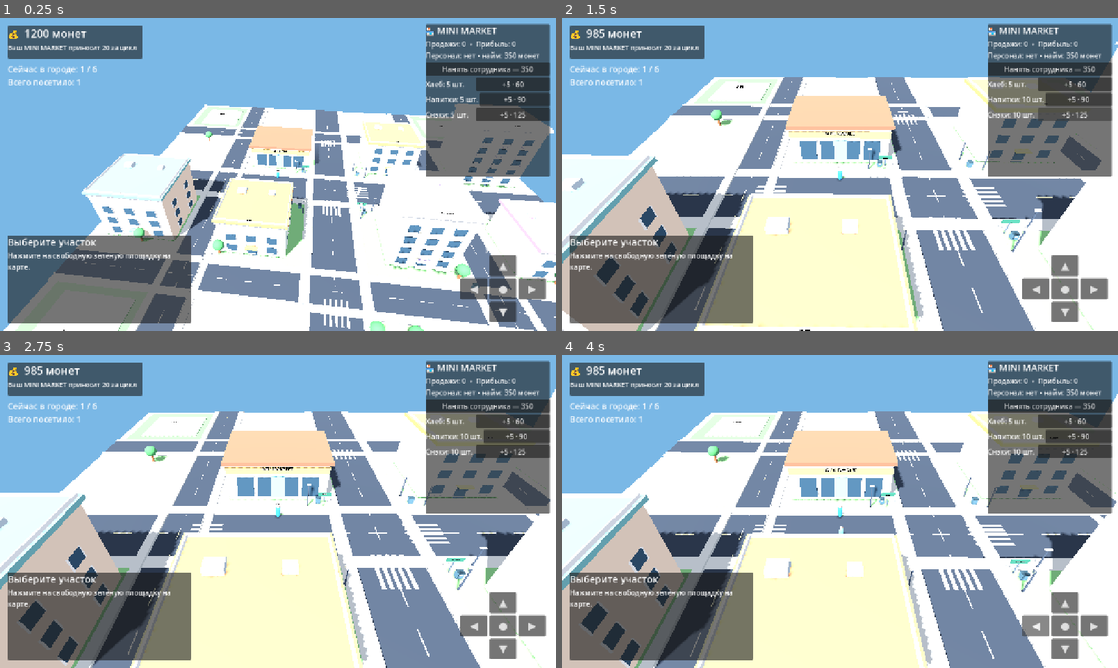
Above: before the commit, frames 1-4 (two rows, left to right).
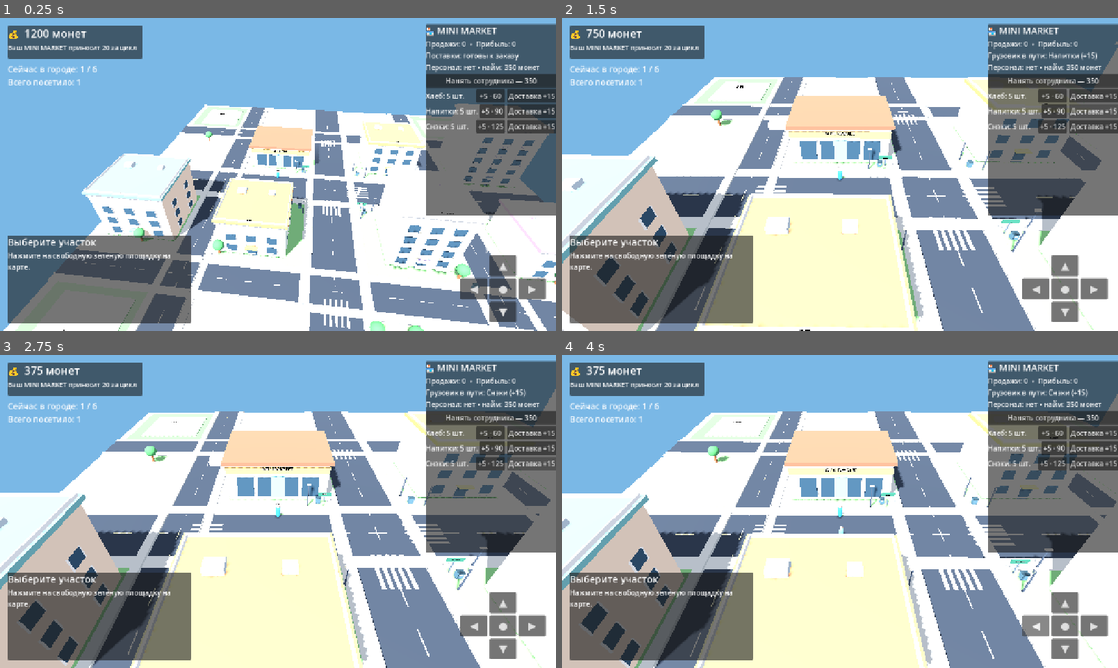
Above: after the commit, the same moments.

Repository: uchihabaha05-del/MINI-WORLD-TYCOON
Game: Godot game, scene res://scenes/Main.tscn
The game is run twice, just before and just after one commit, with the same random seed, the same clock (stepped at 60 frames per second) and the same inputs.
Inputs (mouse positions are in pixels of both pictures, inside the frame that each line leads up to):
- Up to frame 1 (0.25 s): no input
- Up to frame 2 (1.5 s): click (1095, 96) at 0.5 s, where only the run after the commit has a clickable "Доставка +15"; click (1095, 111) at 1.25 s, where only the run after the commit has a clickable "Доставка +15"
- Up to frame 3 (2.75 s): click (533, 464) at 2 s, where only the run after the commit has a clickable "Доставка +15"
- Up to frame 4 (4 s): click "▲" at 2.75 s; click "◀" at 3.5 s

The runs differ from the first frame. In frame 1, 6.6% of the frame differs, in the area x 76-100%, y 1-64%; in frame 2, 6.7%; in frame 3, 6.7%, in the area x 4-100%, y 1-64%; in frame 4, 6.7%.

Commit message:
Add supplier truck deliveries with delayed inventory arrival

Diff:
--- a/scripts/store_gameplay.gd
+++ b/scripts/store_gameplay.gd
@@ -12,6 +12,8 @@
 const PAYROLL_INTERVAL := 10.0
 const AUTO_RESTOCK_INTERVAL := 12.0
 const AUTO_RESTOCK_THRESHOLD := 2
+const DELIVERY_AMOUNT := 15
+const DELIVERY_TRAVEL_TIME := 5.0
 
 var manager: Node
 var stock: Array[int] = [5, 5, 5]
@@ -27,6 +29,8 @@
 var auto_restock_timer: Timer
 var payroll_paid_total := 0
 var auto_restocked_total := 0
+var delivery_pending: Array[bool] = [false, false, false]
+var delivery_label: Label
 
 func _ready() -> void:
 	rng.randomize()
@@ -100,7 +104,7 @@
 	panel.offset_left = -300
 	panel.offset_right = -14
 	panel.offset_top = 14
-	panel.offset_bottom = 365
+	panel.offset_bottom = 455
 	layer.add_child(panel)
 
 	var content := VBoxContainer.new()
@@ -114,6 +118,9 @@
 	sales_label = Label.new()
 	sales_label.text = "Продажи: 0  •  Прибыль: 0"
 	content.add_child(sales_label)
+	delivery_label = Label.new()
+	delivery_label.text = "Поставки: готовы к заказу"
+	content.add_child(delivery_label)
 
 	employee_label = Label.new()
 	content.add_child(employee_label)
@@ -134,6 +141,11 @@
 		button.size_flags_horizontal = Control.SIZE_EXPAND_FILL
 		button.pressed.connect(_restock_product.bind(i))
 		row.add_child(button)
+		var delivery_button := Button.new()
+		delivery_button.text = "Доставка +15"
+		delivery_button.size_flags_horizontal = Control.SIZE_EXPAND_FILL
+		delivery_button.pressed.connect(_order_delivery.bind(i))
+		row.add_child(delivery_button)
 
 func _restock_product(product_id: int) -> void:
 	if manager == null:
@@ -150,6 +162,75 @@
 	var shelf := get_node_or_null("ProductShelf_%d" % product_id) as Node3D
 	if shelf:
 		_update_shelf_products(shelf, product_id)
+
+
+func _order_delivery(product_id: int) -> void:
+	if manager == null or product_id < 0 or product_id >= PRODUCTS.size():
+		return
+	if delivery_pending[product_id]:
+		delivery_label.text = "Эта поставка уже в пути"
+		return
+	var cost := int(PRODUCTS[product_id]["buy"]) * DELIVERY_AMOUNT
+	if int(manager.get("cash")) < cost:
+		delivery_label.text = "Недостаточно монет для заказа"
+		return
+	manager.set("cash", int(manager.get("cash")) - cost)
+	delivery_pending[product_id] = true
+	delivery_label.text = "Грузовик в пути: %s (+%d)" % [PRODUCTS[product_id]["name"], DELIVERY_AMOUNT]
+	manager.call("_save_game")
+	manager.call("_refresh_ui")
+	var truck := _create_delivery_truck()
+	var tween := create_tween()
+	tween.tween_property(truck, "position", Vector3(-17.0, 0.0, -22.0), DELIVERY_TRAVEL_TIME)
+	tween.tween_interval(0.8)
+	tween.tween_callback(_complete_delivery.bind(product_id, truck))
+
+func _create_delivery_truck() -> Node3D:
+	var truck := Node3D.new()
+	truck.name = "SupplierTruck"
+	truck.position = Vector3(-29.0, 0.0, -22.0)
+	add_child(truck)
+	_box_for_parent(truck, Vector3(4.2, 1.5, 2.0), Vector3.ZERO, Color("#d9e4e8"), "TruckCargo")
+	_box_for_parent(truck, Vector3(1.5, 1.2, 1.9), Vector3(2.6, 0.0, 0.0), Color("#4b83a5"), "TruckCab")
+	for x in [-1.2, 2.5]:
+		for z in [-1.05, 1.05]:
+			var wheel := MeshInstance3D.new()
+			wheel.name = "TruckWheel"
+			var mesh := CylinderMesh.new()
+			mesh.top_radius = 0.38
+			mesh.bottom_radius = 0.38
+			mesh.height = 0.18
+			wheel.mesh = mesh
+			wheel.rotation_degrees.z = 90
+			wheel.position = Vector3(x, -0.55, z)
+			wheel.material_override = _mat(Color("#26323a"))
+			truck.add_child(wheel)
+	return truck
+
+func _box_for_parent(parent: Node3D, size: Vector3, pos: Vector3, color: Color, node_name: String) -> void:
+	var part := MeshInstance3D.new()
+	part.name = node_name
+	var mesh := BoxMesh.new()
+	mesh.size = size
+	part.mesh = mesh
+	part.position = pos + Vector3(0, 0.75, 0)
+	part.material_override = _mat(color)
+	parent.add_child(part)
+
+func _complete_delivery(product_id: int, truck: Node3D) -> void:
+	if product_id >= 0 and product_id < stock.size():
+		stock[product_id] += DELIVERY_AMOUNT
+		delivery_pending[product_id] = false
+		var shelf := get_node_or_null("ProductShelf_%d" % product_id) as Node3D
+		if shelf:
+			_update_shelf_products(shelf, product_id)
+		_save_shop_state()
+		_refresh_shop_ui()
+		delivery_label.text = "Доставлено: %s (+%d шт.)" % [PRODUCTS[product_id]["name"], DELIVERY_AMOUNT]
+	if is_instance_valid(truck):
+		var tween := create_tween()
+		tween.tween_property(truck, "position", Vector3(-29.0, 0.0, -22.0), DELIVERY_TRAVEL_TIME)
+		tween.tween_callback(truck.queue_free)
 
 func _build_checkout_area() -> void:
 	# Checkout counter inside the shop, facing the entrance.
